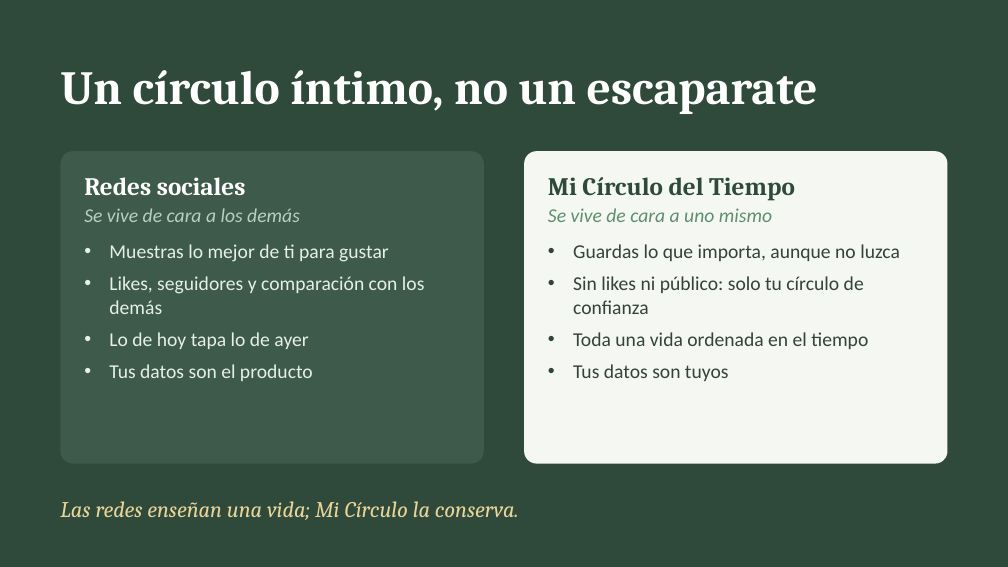
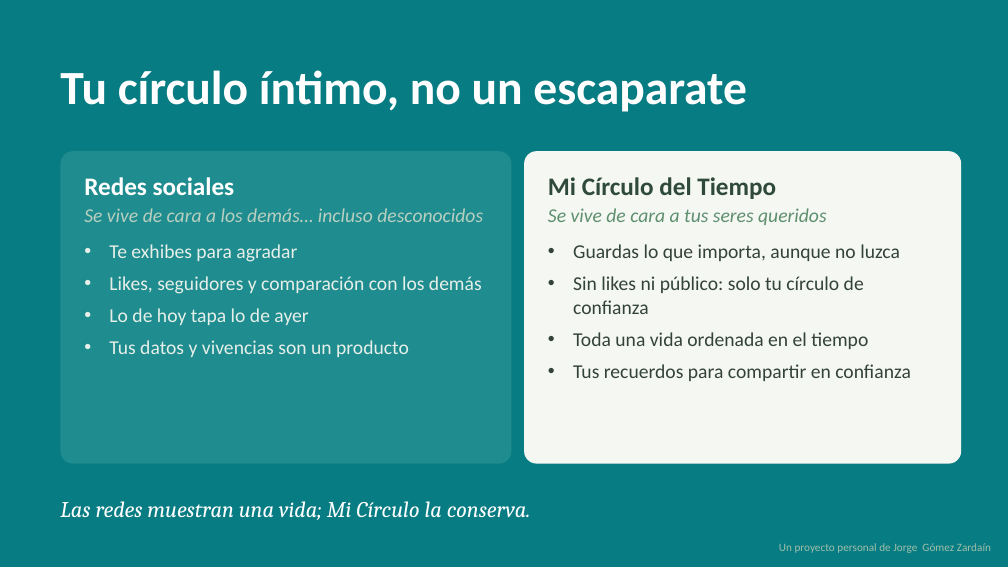
Before and after one commit to jgzmac/mis-memorias-de-oro, a slide deck: slide 4 of docs/Mi-Circulo-del-Tiempo-presentacion.pptx (slide 3 before the commit). Drawn at 1008x567 pixels with LibreOffice and Linux fonts; fonts in the diff are those of the drawing. Boxes give left, top, right and bottom in pixels: in the first picture for what was removed or moved away, otherwise in the second. Text is boxed around its words. In the diff, an @@ line names an element or a change of style, - is before the commit and + after.

Commit message:
versión 2.1.3 - Añadidos textos y anotaciones de propiedad intelectual a nombre de Jorge Gómez Zardaín

```diff
--- a/docs/Mi-Circulo-del-Tiempo-presentacion.pptx
+++ b/docs/Mi-Circulo-del-Tiempo-presentacion.pptx
@@ background #2F4A3A to #087C83 @@
@@ text at [60,70,747,112]: text changed; font Cambria to Calibri @@
-Un círculo íntimo, no un escaparate
+Tu círculo íntimo, no un escaparate
@@ rounded rectangle "Redes sociales": place and size @@
-rounded rectangle "Redes sociales" at [60,151,484,464]
+rounded rectangle "Redes sociales" at [60,151,511,464]
@@ rounded rectangle "Redes sociales" at [60,151,511,464]: fill #3D5A4A to #1F8C8F @@
@@ text in rounded rectangle at [84,177,235,195]: font Cambria to Calibri in "Redes sociales" @@
@@ rounded rectangle "Mi Círculo del Tiempo": place and size @@
-rounded rectangle "Mi Círculo del Tiempo" at [524,151,948,464]
+rounded rectangle "Mi Círculo del Tiempo" at [524,151,962,464]
@@ text in rounded rectangle at [548,177,776,199]: font Cambria to Calibri in "Mi Círculo del Tiempo" @@
@@ text in rounded rectangle at [84,208,483,262]: text changed; text colour #E6EFE8 to #B9CFC0; italic on @@
-Se vive de cara a los demás
-• Muestras lo mejor de ti para gustar
+Se vive de cara a los demás… incluso desconocidos
+• Te exhibes para agradar
@@ text in rounded rectangle at [548,208,827,225]: text changed @@
-Se vive de cara a uno mismo
+Se vive de cara a tus seres queridos
@@ text in rounded rectangle at [109,340,409,357]: text changed @@
-• Tus datos son el producto
+• Tus datos y vivencias son un producto
@@ text in rounded rectangle at [573,364,911,381]: text changed @@
-• Tus datos son tuyos
+• Tus recuerdos para compartir en confianza
@@ text at [60,501,531,520]: text changed; text colour #E9D49A to #FFFFFF @@
-Las redes enseñan una vida; Mi Círculo la conserva.
+Las redes muestran una vida; Mi Círculo la conserva.
@@ text added at [779,543,991,553], 8 pt, text #9FBFAA @@
+Un proyecto personal de Jorge Gómez Zardaín
```
Also in this commit, not shown: 7 other slides changed, 2 slides added, 28 other files.
